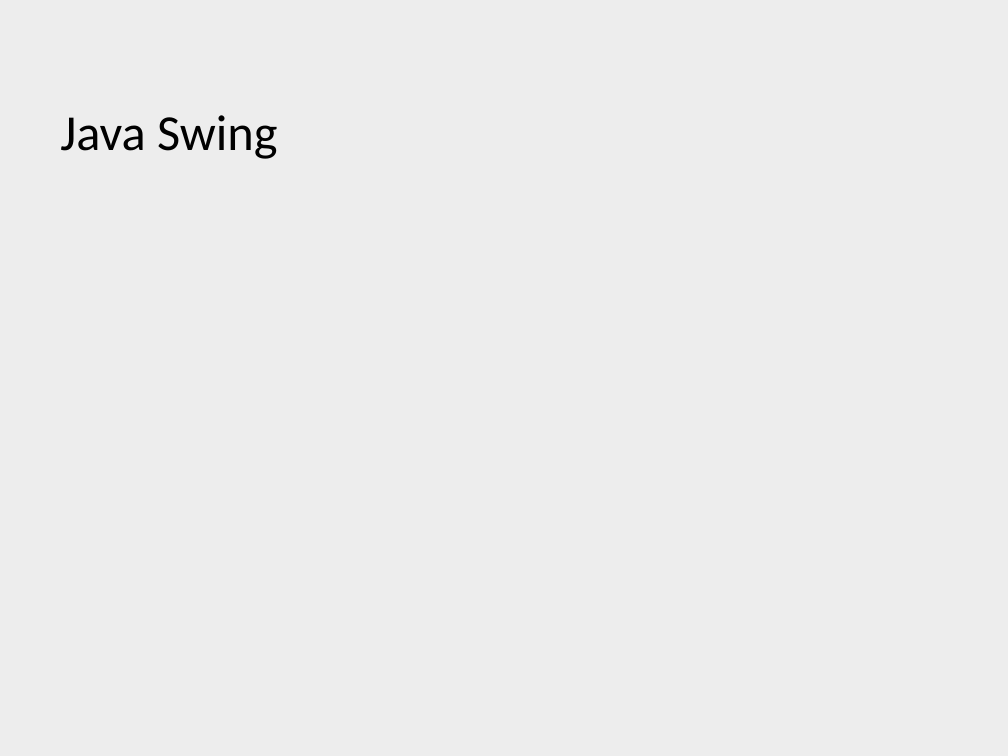
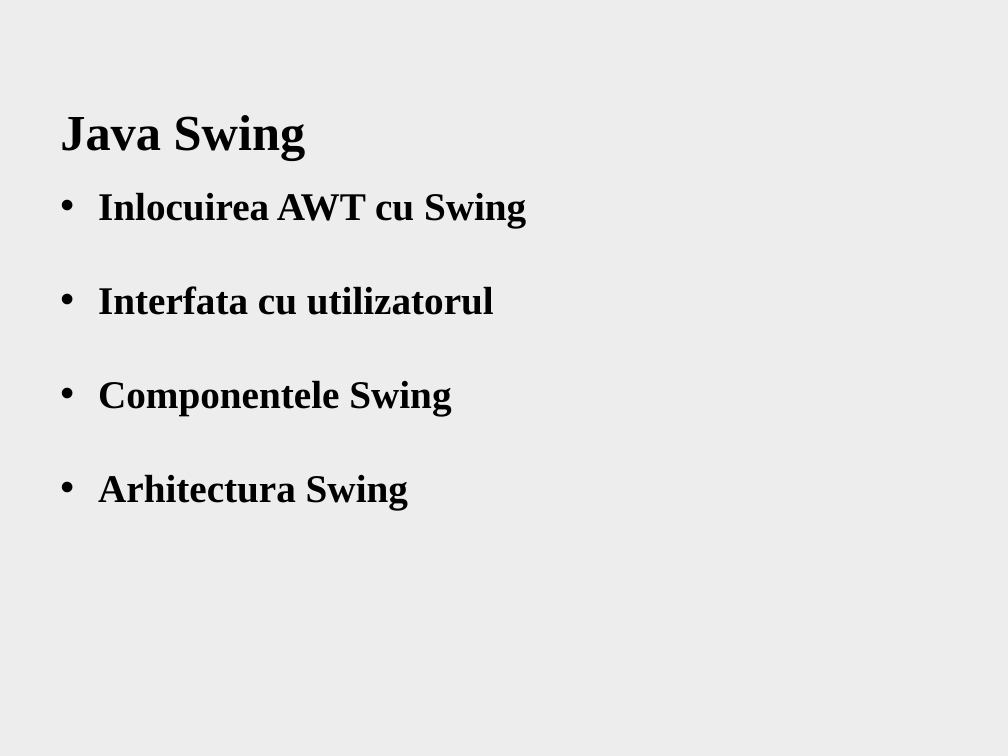
Before and after one commit to A1ex/Speedometer, a slide deck: slide 10 of Office documents/Prezentare Scurta.pptx. Drawn at 1008x756 pixels with LibreOffice and Linux fonts; fonts in the diff are those of the drawing; background and template pictures are left out. Boxes give left, top, right and bottom in pixels: in the first picture for what was removed or moved away, otherwise in the second. Text is boxed around its words. In the diff, an @@ line names an element or a change of style, - is before the commit and + after.

```diff
--- a/Office documents/Prezentare Scurta.pptx
+++ b/Office documents/Prezentare Scurta.pptx
@@ title "Java Swing" at [60, 115, 306, 161]: font Calibri to Times New Roman, bold on @@
@@ text added at [98, 192, 526, 510], 28 pt, text #000000, bold @@
+• Inlocuirea AWT cu Swing
+• Interfata cu utilizatorul
+• Componentele Swing
+• Arhitectura Swing
```
Also in this commit, not shown: 8 other slides changed, 4 slides added, 5 slides removed, 2 other files.
